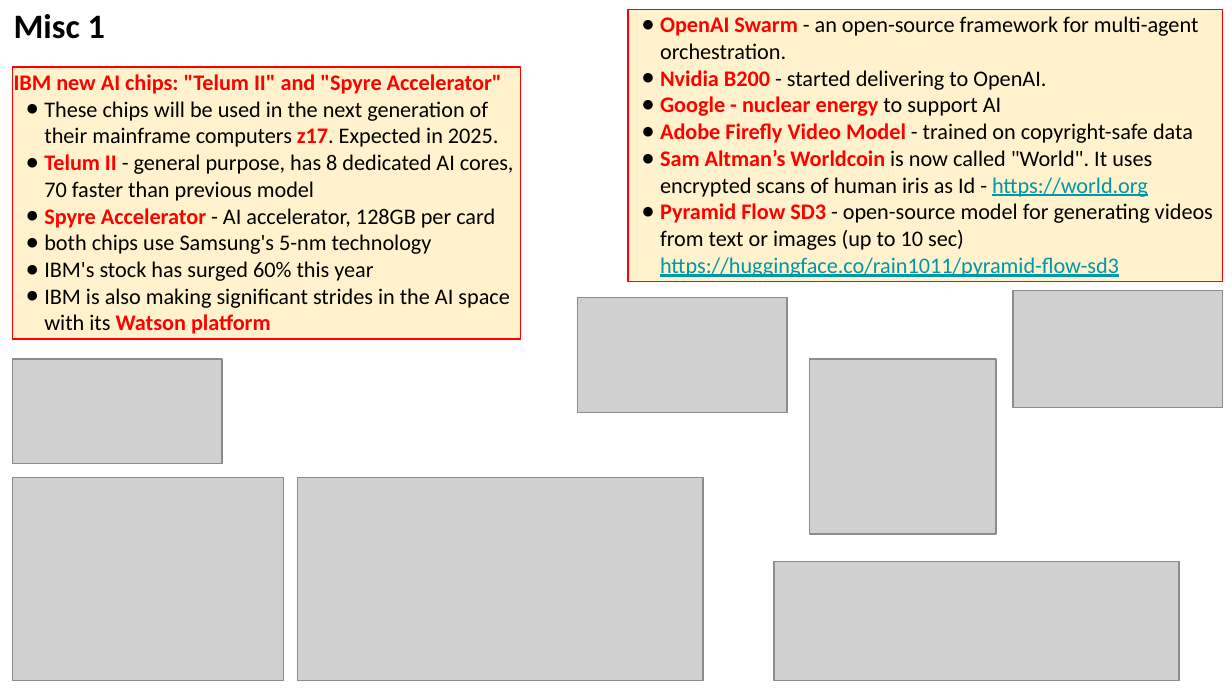
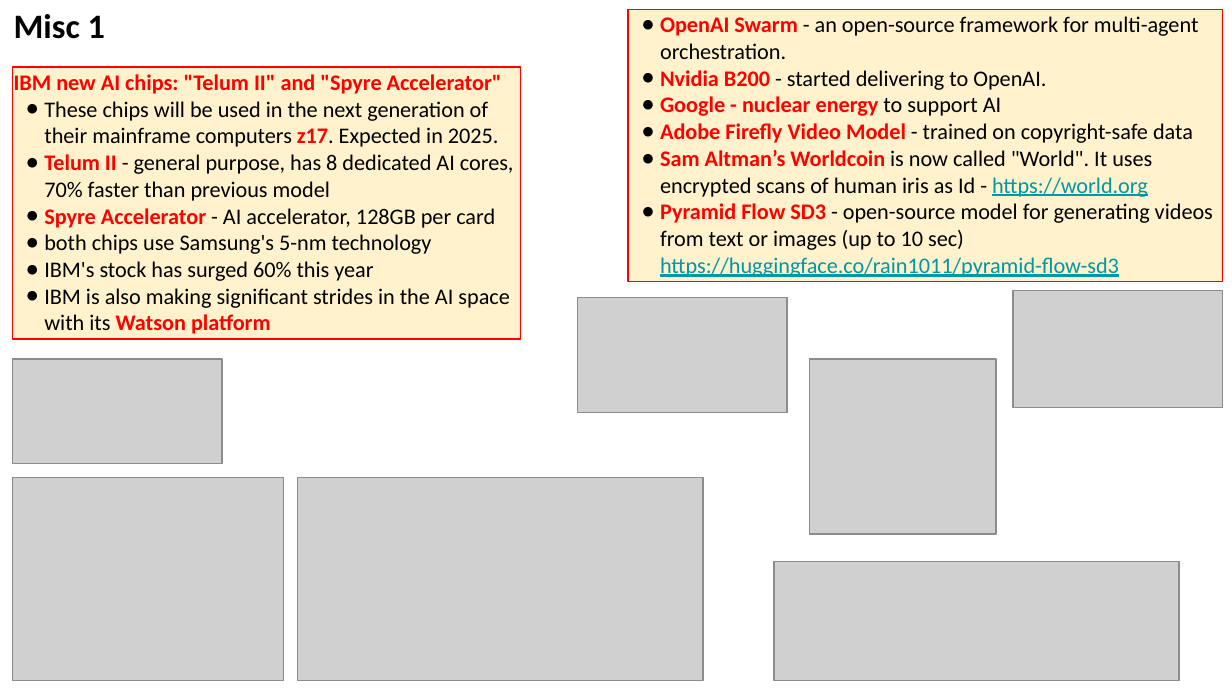
Before and after one commit to lselector/seminar, a slide deck: slide 11 of 2024/2024-10-25-AI-Updates.pptx. Drawn at 1232x693 pixels with LibreOffice and Linux fonts; fonts in the diff are those of the drawing; grey boxes stand for pictures. Boxes give left, top, right and bottom in pixels: in the first picture for what was removed or moved away, otherwise in the second. Text is boxed around its words. In the diff, an @@ line names an element or a change of style, - is before the commit and + after.

```diff
--- a/2024/2024-10-25-AI-Updates.pptx
+++ b/2024/2024-10-25-AI-Updates.pptx
@@ text in rectangle at (x1=44, y1=154, x2=514, y2=201): text changed @@
-● Telum II - general purpose, has 8 dedicated AI cores, 70 faster than previous model
+● Telum II - general purpose, has 8 dedicated AI cores, 70% faster than previous model
```
Also in this commit, not shown: 4 other slides changed, 1 slide added, 2 slides removed.
